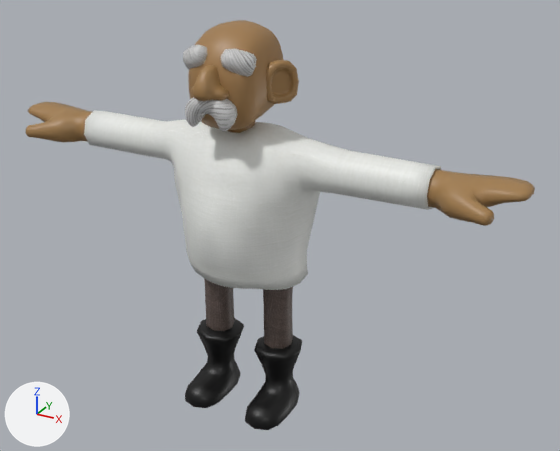
Before and after pictures for a commit that changed the FBX model Modelos/Doctor/doctorColorParado.fbx.
One viewpoint serves both versions: a 50 mm camera at (1.71, -2.73, 2.35) aimed at (0.15, 0.1, 0.94). Lighting does not change. The marker at lower left points along +X, +Y and +Z.

Objects in the first picture: 'PersonajeMalla.002'.
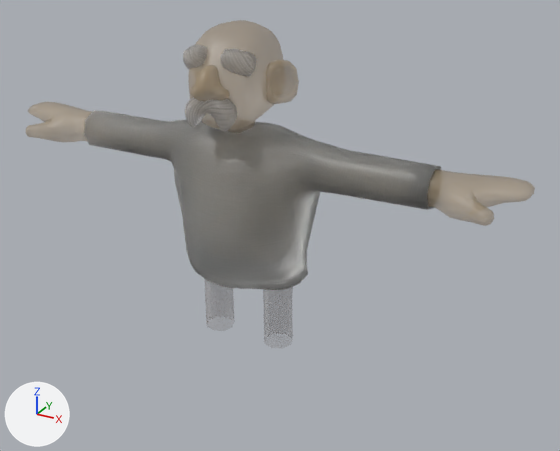
The change, as a diff of the scene's bpy script:
```diff
--- a/Modelos/Doctor/doctorColorParado.fbx.py
+++ b/Modelos/Doctor/doctorColorParado.fbx.py
@@ img_basecolor_001_png @@
-img_basecolor_001_png = load_image('BaseColor.001.png', 'doctorColorParado.fbm/BaseColor.001.png', 2048, 2048, 'sRGB')
+img_basecolor_001_png = load_image('BaseColor.001.png', 'doctorColorParado.fbm/BaseColor.001.png', 2048, 2048, 'Non-Color')
@@ mat_personaje @@
+mat_personaje = bpy.data.materials.new('Personaje')
+# uses the picture img_basecolor_001_png
@@ me_cube_001 @@
 me_cube_001.from_pydata(...)  # 3042 vertices, 3067 faces; spans x -1.25..1.24, y -0.28..0.29, z -1.17..0.67
-me_cube_001.materials.append(mat_personaje_001)  # picture img_basecolor_001_png
+me_cube_001.materials.append(mat_personaje)
```

Changed parts and their boxes [x1, y1, x2, y2] in the pictures (560 x 451 px):
'PersonajeMalla.002', surface changed, recoloured: [26, 20, 535, 430] in both
